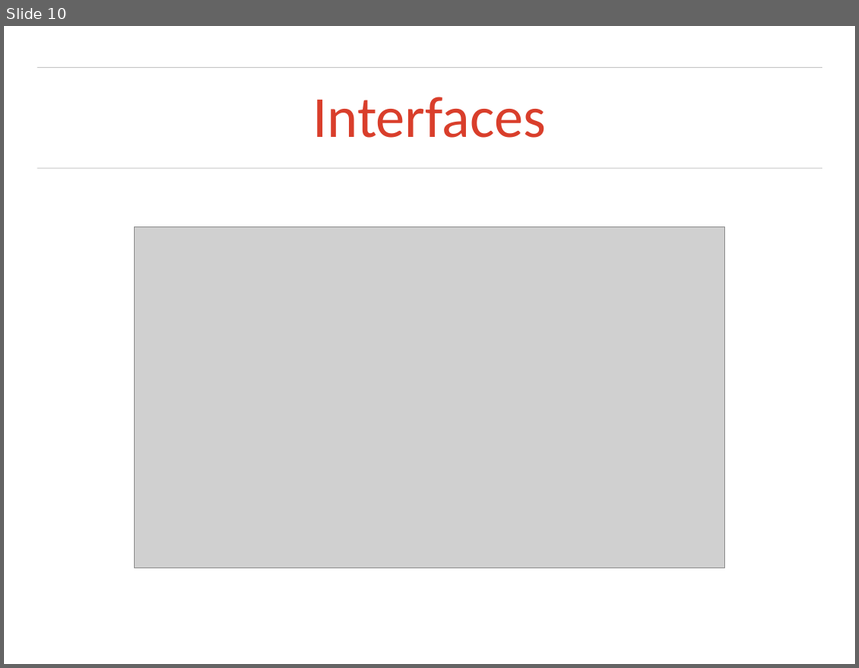
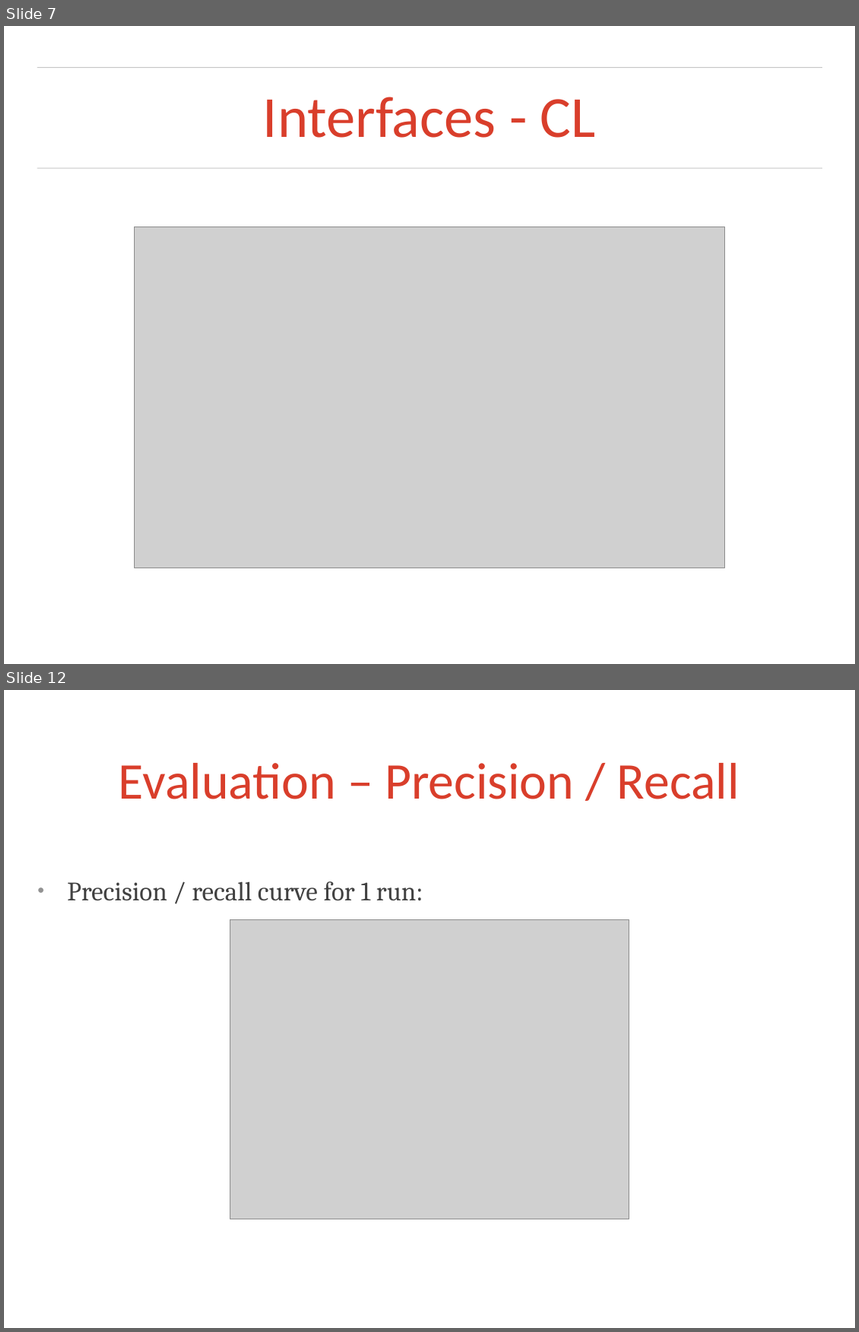
Before and after one commit to otarabai/pp2ex, a slide deck: presentations/2014.01.23/final_presentation.ppt. Shown one above the other, each under a label of ours: slide 10 before the commit, slides 7 and 12 after it; the slides between them are not shown. The pictures are 859x668 and 859x1332 pixels, drawn with LibreOffice and Linux fonts; fonts in the diff are those of the drawing; grey boxes stand for pictures; background and template pictures are left out. Boxes give left, top, right and bottom in pixels: in the first picture for what was removed or moved away, otherwise in the second. Text is boxed around its words. In the diff, an @@ line names an element or a change of style, - is before the commit and + after.

```diff
--- a/presentations/2014.01.23/final_presentation.ppt
+++ b/presentations/2014.01.23/final_presentation.ppt
@@ slide 12 added at <box>4,690,855,1328</box>, background picture (left out) @@
@@ title added at <box>119,763,740,799</box>, 62 pt, text #D93E2B @@
+Evaluation – Precision / Recall
@@ text added at <box>67,882,424,901</box>, 32 pt, text #414141 @@
+● Precision / recall curve for 1 run:
@@ picture added at <box>230,920,629,1219</box> @@
@@ what was slide 10 is now slide 7 @@
@@ slide 7 changed as well @@
@@ title at <box>263,97,596,138</box>: text changed @@
-Interfaces
+Interfaces - CL
```
Also in this commit, not shown: 5 other slides changed, 6 other slides added, 9 slides removed, 6 other files.
